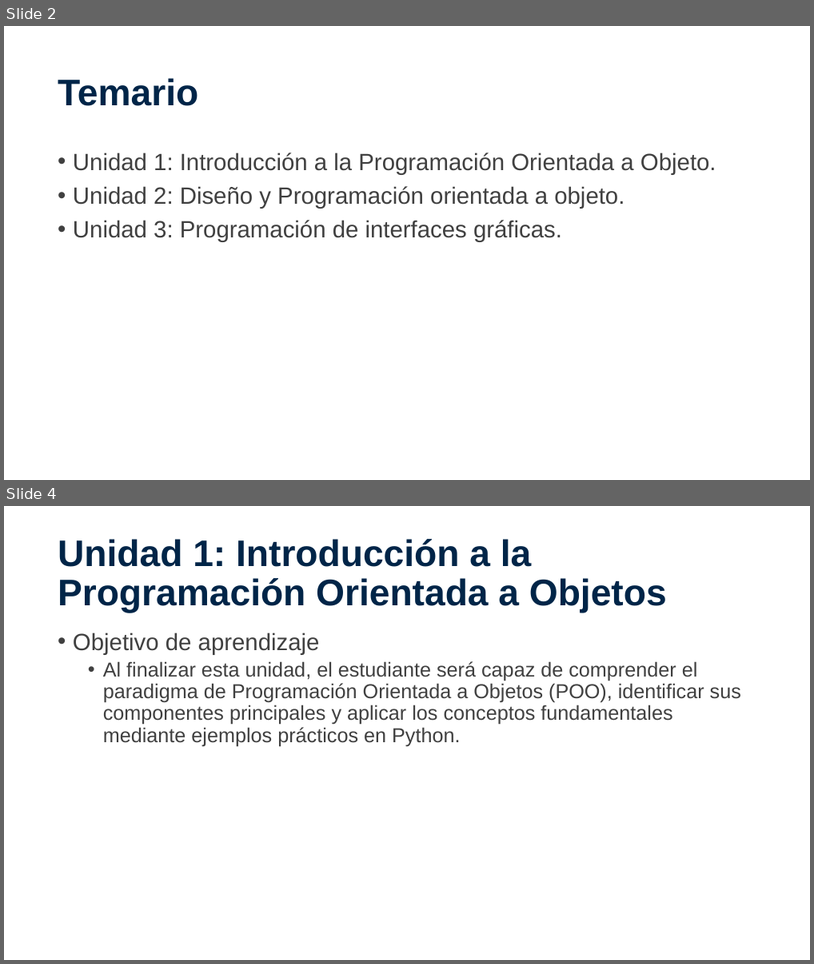
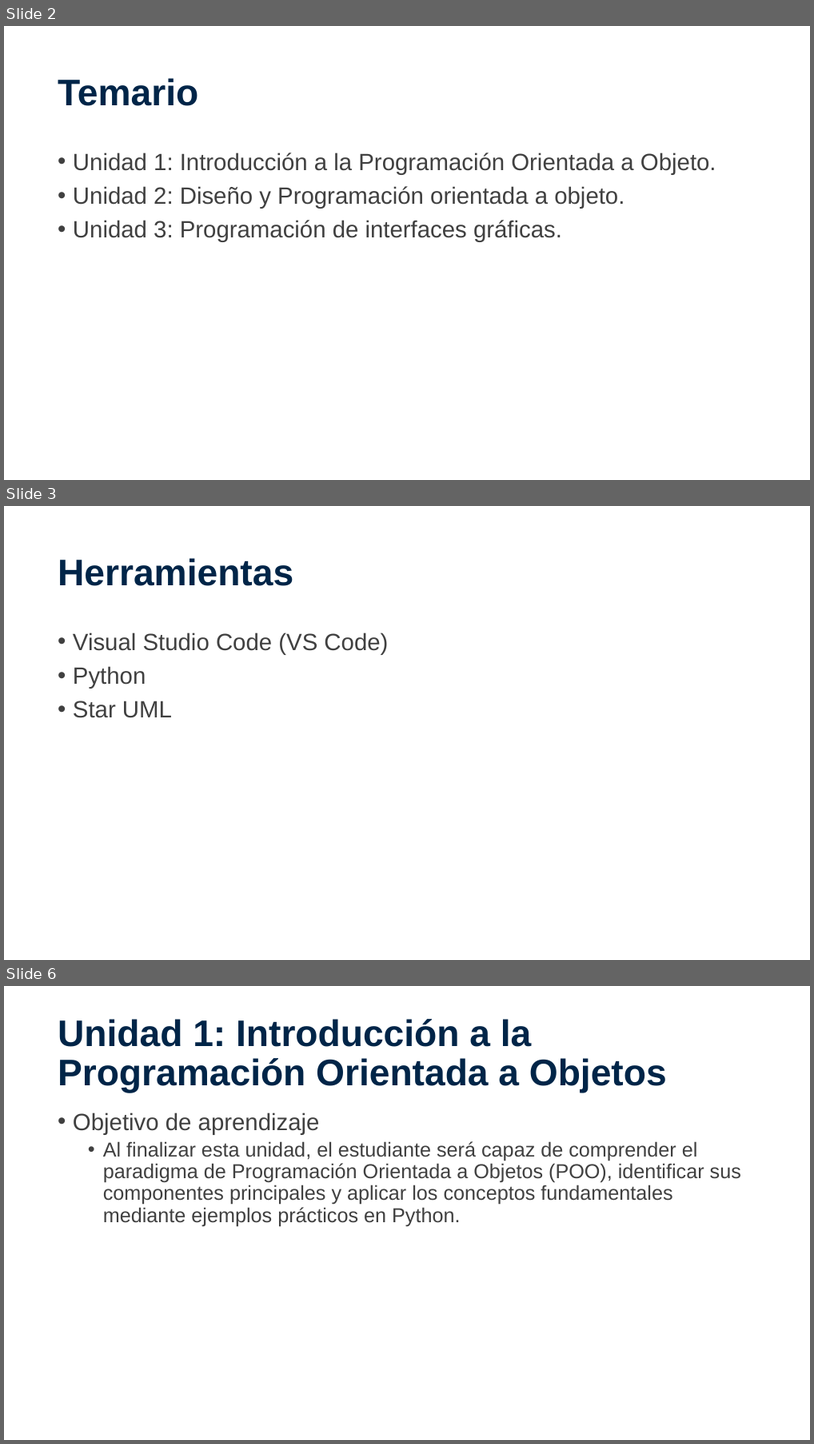
Before and after one commit to VictorBorquez-VBH/Taller-Programacion-Python-AIEP, a slide deck: POO_01.pptx. Shown one above the other, each under a label of ours: slides 2 and 4 before the commit, slides 2, 3 and 6 after it; the slides between them are not shown. The pictures are 814x964 and 814x1444 pixels, drawn with LibreOffice and Linux fonts; fonts in the diff are those of the drawing; background and template pictures are left out. Boxes give left, top, right and bottom in pixels: in the first picture for what was removed or moved away, otherwise in the second. Text is boxed around its words. In the diff, an @@ line names an element or a change of style, - is before the commit and + after.

```diff
--- a/POO_01.pptx
+++ b/POO_01.pptx
@@ slide 3 added at bbox=[4, 506, 810, 960], background picture (left out) @@
@@ title added at bbox=[58, 558, 294, 586], 44 pt, text #002548, bold @@
+Herramientas
@@ text added at bbox=[73, 632, 388, 718], 28 pt, text #404040 @@
+• Visual Studio Code (VS Code)
+• Python
+• Star UML
@@ what was slide 4 is now slide 6 @@
```
Also in this commit, not shown: 1 slide changed, 1 other slide added, 15 slides removed, 12 other files.
